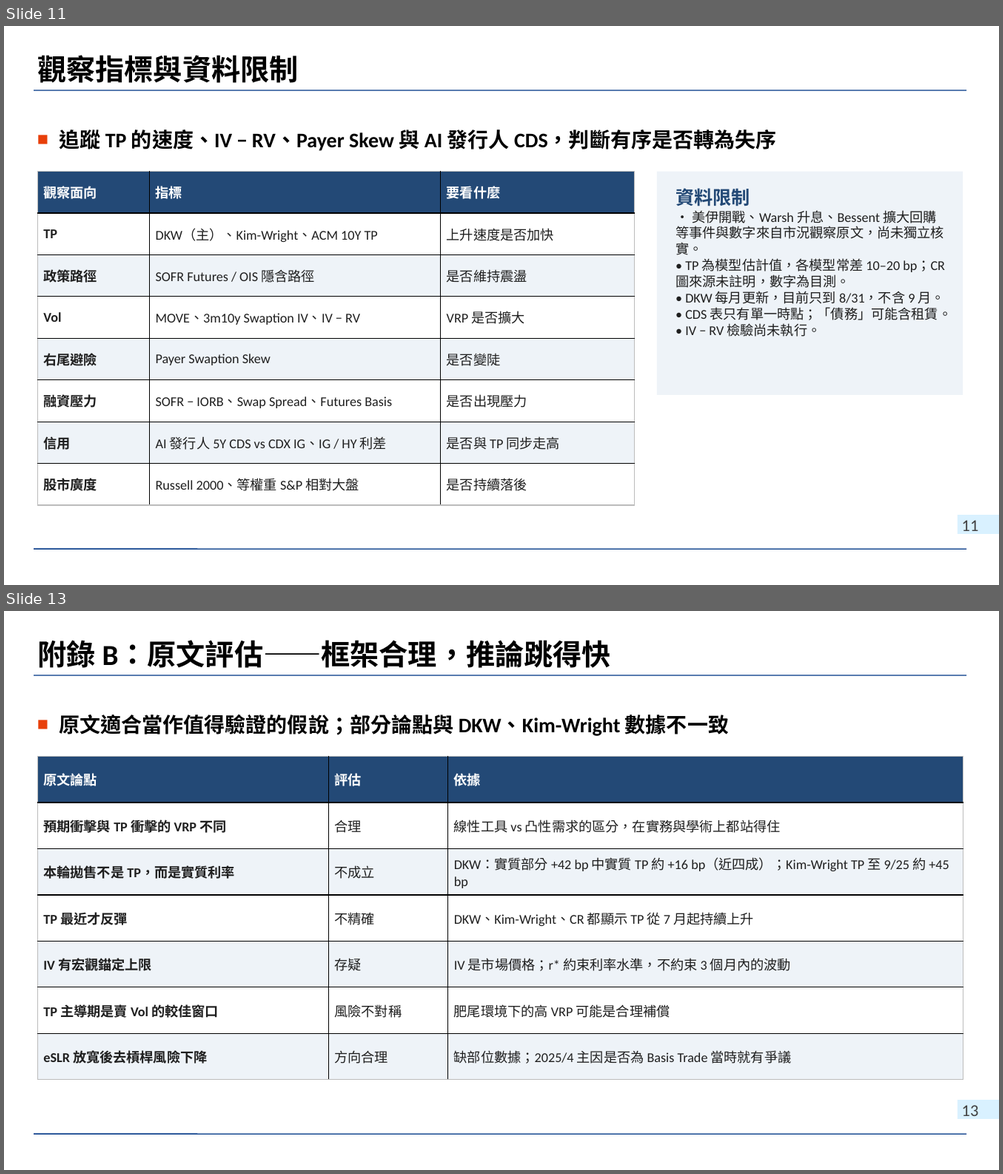
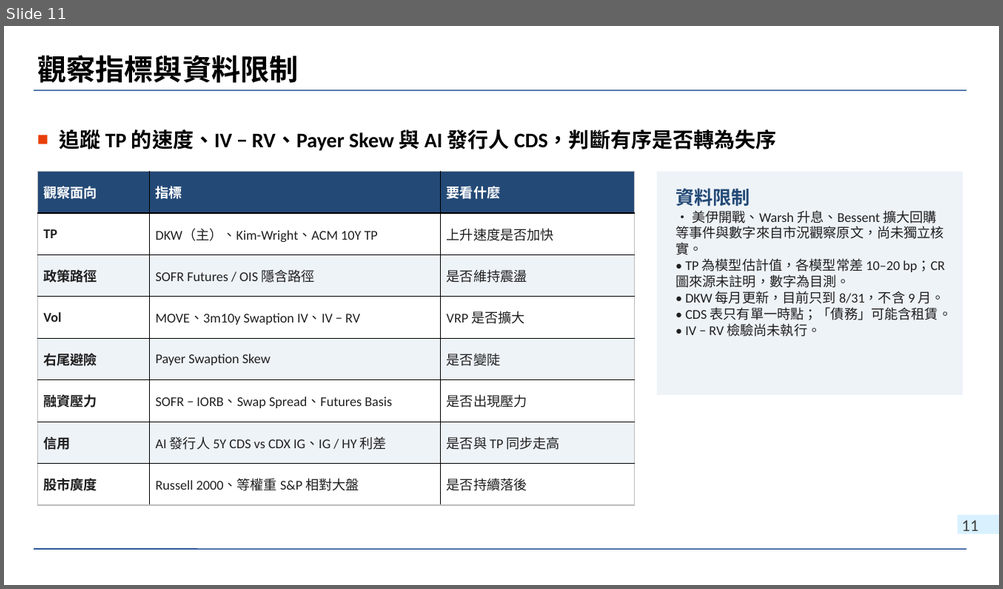
Before and after one commit to wlinoxox/US-Bond-Vol, a slide deck: slides/2026-10-03_us-treasury-vol-regime-change.pptx. Shown one above the other, each under a label of ours: slides 11 and 13 before the commit, slide 11 after it; the slides between them are not shown. The pictures are 1003x1174 and 1003x589 pixels, drawn with LibreOffice and Linux fonts; fonts in the diff are those of the drawing; background and template pictures are left out. Boxes give left, top, right and bottom in pixels: in the first picture for what was removed or moved away, otherwise in the second. Text is boxed around its words. In the diff, an @@ line names an element or a change of style, - is before the commit and + after.

```diff
--- a/slides/2026-10-03_us-treasury-vol-regime-change.pptx
+++ b/slides/2026-10-03_us-treasury-vol-regime-change.pptx
@@ slide 13 removed at (4, 611, 999, 1170), background picture (left out); not listed: 3 template elements that a slide beside it also shows @@
@@ title removed at (37, 640, 611, 668) @@
-附錄 B：原文評估——框架合理，推論跳得快
@@ text removed at (59, 715, 728, 736) @@
-■ 原文適合當作值得驗證的假說；部分論點與 DKW、Kim-Wright 數據不一致
@@ table removed at (37, 757, 963, 1080), 7 rows, 3 columns @@
-原文論點 | 評估 | 依據
-預期衝擊與 TP 衝擊的 VRP 不同 | 合理 | 線性工具 vs 凸性需求的區分，在實務與學術上都站得住
-本輪拋售不是 TP，而是實質利率 | 不成立 | DKW：實質部分 +42 bp 中實質 TP 約 +16 bp（近四成）；Kim-Wright TP 至 9/25 約 +45 bp
-TP 最近才反彈 | 不精確 | DKW、Kim-Wright、CR 都顯示 TP 從 7 月起持續上升
-IV 有宏觀錨定上限 | 存疑 | IV 是市場價格；r* 約束利率水準，不約束 3 個月內的波動
-TP 主導期是賣 Vol 的較佳窗口 | 風險不對稱 | 肥尾環境下的高 VRP 可能是合理補償
-eSLR 放寬後去槓桿風險下降 | 方向合理 | 缺部位數據；2025/4 主因是否為 Basis Trade 當時就有爭議
```
Also in this commit, not shown: 7 slides changed, 1 other file.
